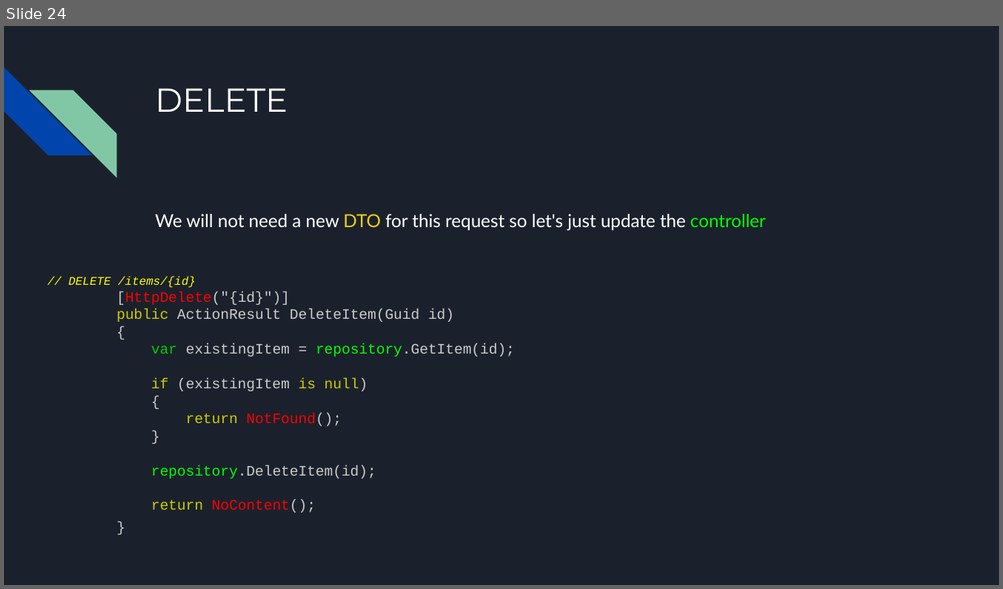
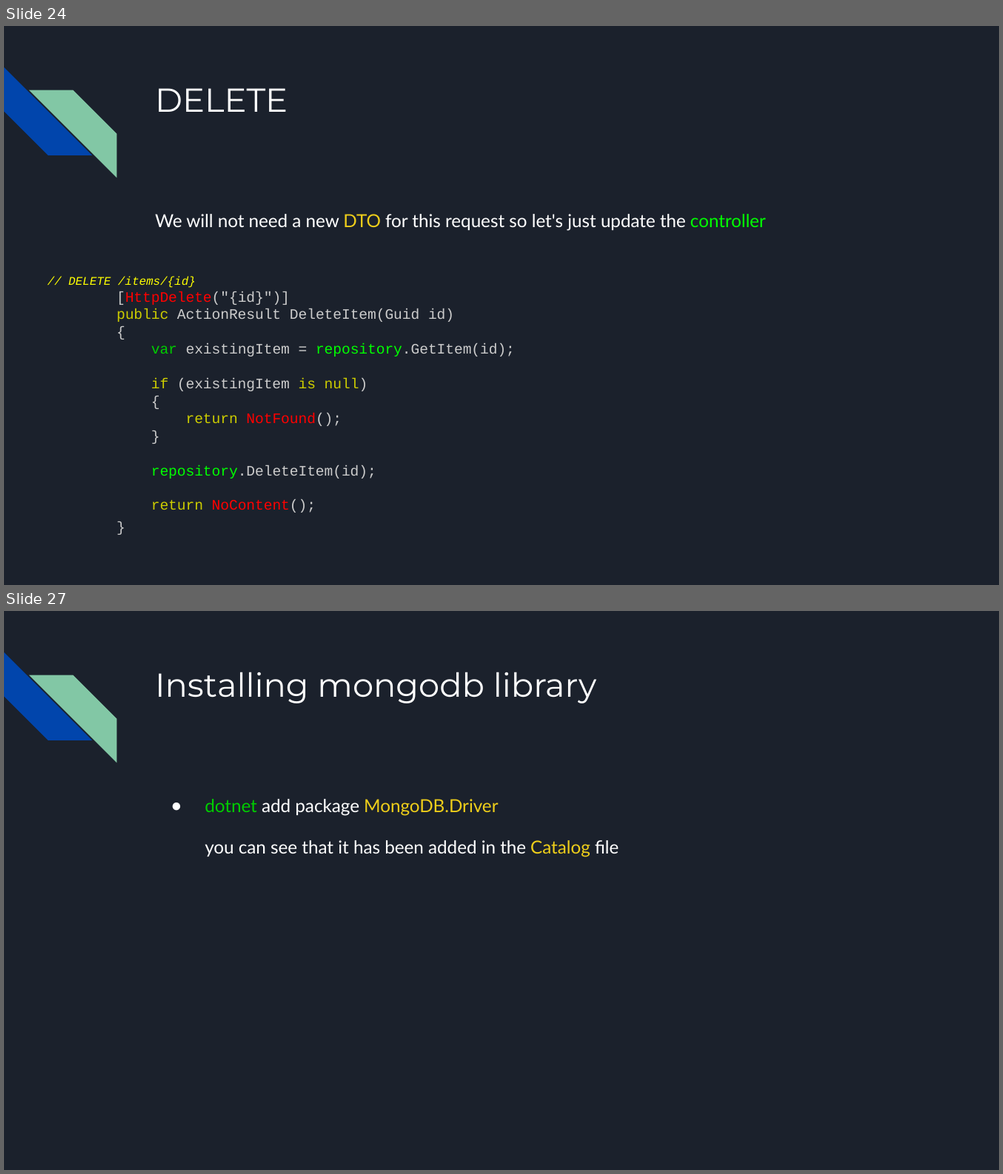
Before and after one commit to kek-Sec/ASP.net-REST-API-GUIDE, a slide deck: ASP.net REST API.pptx. Shown one above the other, each under a label of ours: slide 24 before the commit, slides 24 and 27 after it; the slides between them are not shown. The pictures are 1003x589 and 1003x1174 pixels, drawn with LibreOffice and Linux fonts; fonts in the diff are those of the drawing. Boxes give left, top, right and bottom in pixels: in the first picture for what was removed or moved away, otherwise in the second. Text is boxed around its words. In the diff, an @@ line names an element or a change of style, - is before the commit and + after.

Commit message:
MongoDB and persistance

```diff
--- a/ASP.net REST API.pptx
+++ b/ASP.net REST API.pptx
@@ slide 27 added at (4,611,999,1170), background #1B212C; not listed: 2 template elements that a slide beside it also shows @@
@@ title added at (155,672,597,703), 24 pt, text #FFFFFF @@
+Installing mongodb library
@@ text added at (205,799,618,857), 13 pt, text #FFFFFF @@
+● dotnet add package MongoDB.Driver
+you can see that it has been added in the Catalog file
```
Also in this commit, not shown: 6 other slides added, 1 other file.
